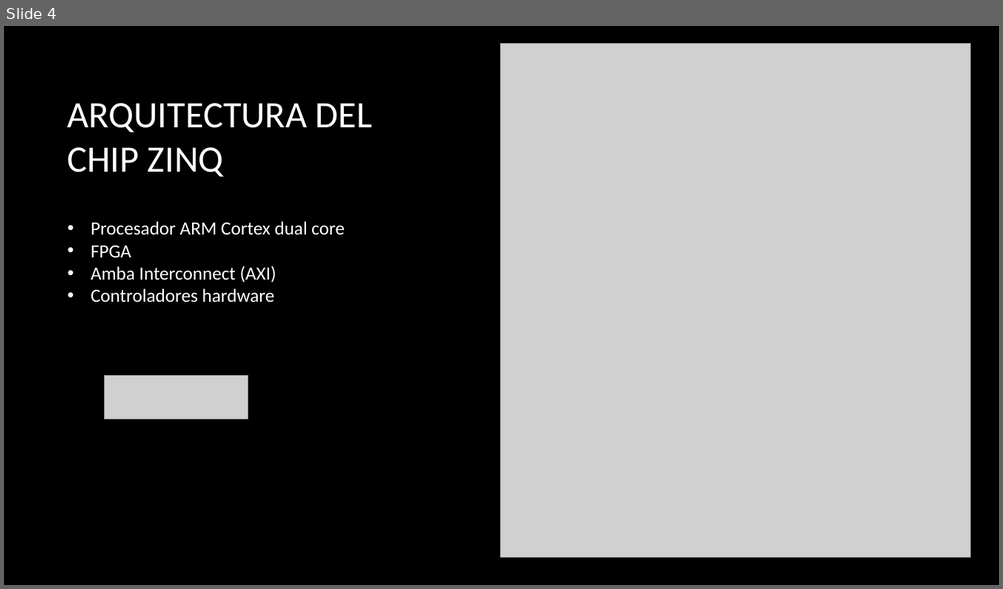
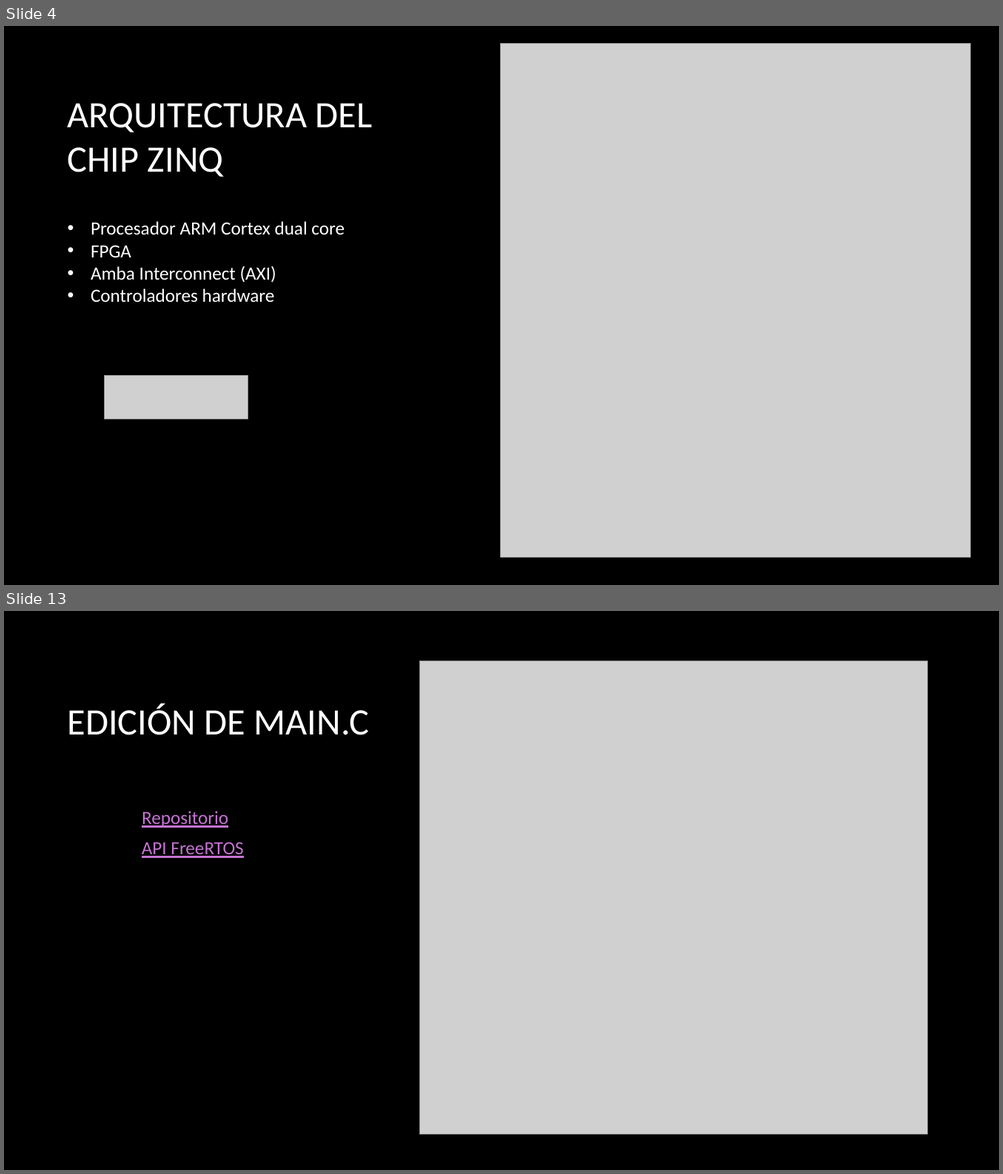
Before and after one commit to kharenzze/Zybo, a slide deck: FreeRTOS/presentación.pptx. Shown one above the other, each under a label of ours: slide 4 before the commit, slides 4 and 13 after it; the slides between them are not shown. The pictures are 1003x589 and 1003x1174 pixels, drawn with LibreOffice and Linux fonts; fonts in the diff are those of the drawing; grey boxes stand for pictures; background and template pictures are left out. Boxes give left, top, right and bottom in pixels: in the first picture for what was removed or moved away, otherwise in the second. Text is boxed around its words. In the diff, an @@ line names an element or a change of style, - is before the commit and + after.

```diff
--- a/FreeRTOS/presentación.pptx
+++ b/FreeRTOS/presentación.pptx
@@ slide 13 added at (4,611,999,1170), background picture (left out) @@
@@ picture added at (420,661,927,1135) @@
@@ title added at (68,704,370,735), 36 pt, text #FFFFFF @@
+EDICIÓN DE MAIN.C
@@ text added at (142,811,228,828), 18 pt, text #C573D2, underline @@
+Repositorio
@@ text added at (142,842,243,858), 18 pt, text #C573D2, underline @@
+API FreeRTOS
```
Also in this commit, not shown: 2 slides changed, 7 other slides added, 1 slide removed.
